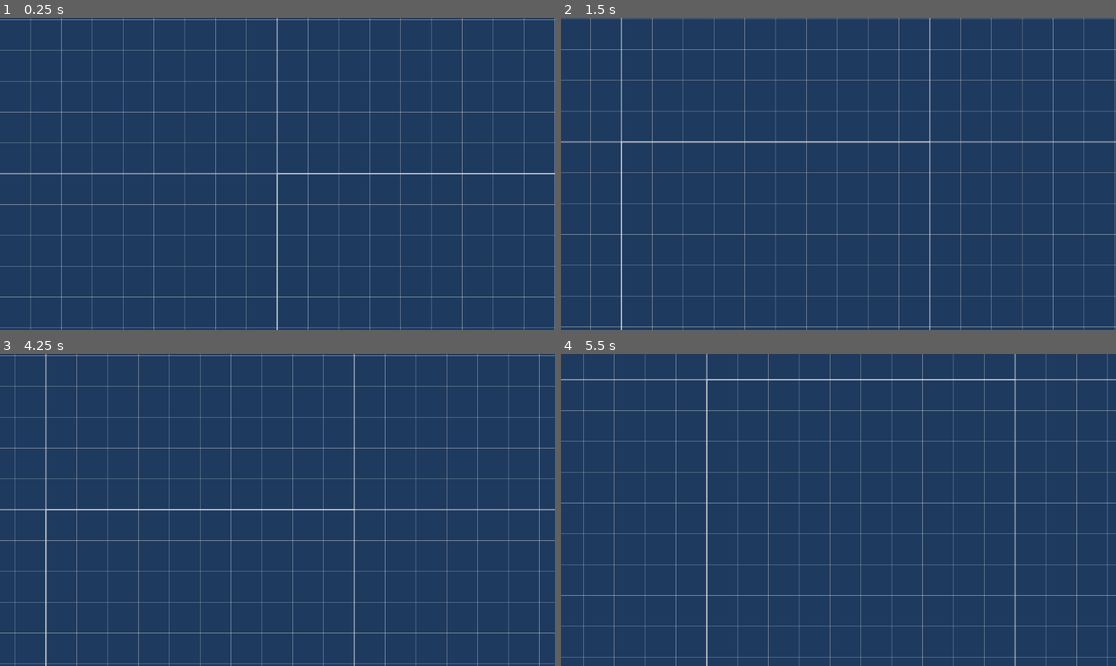
Above: before the commit, frames 1-4 (two rows, left to right).
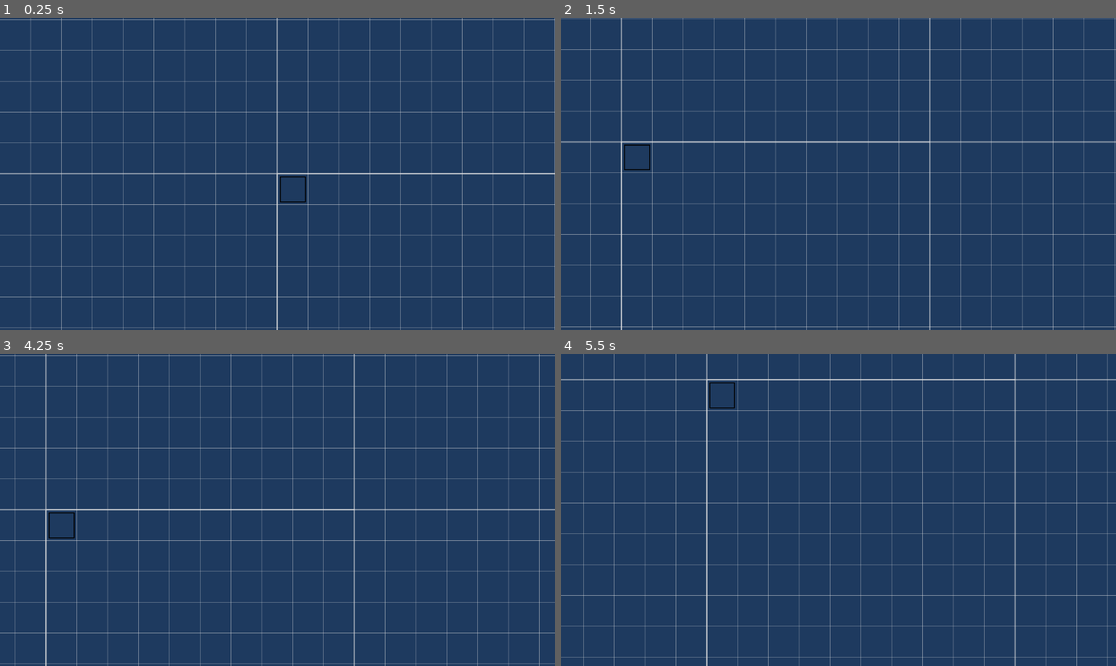
Above: after the commit, the same moments.

Repository: liuyun847/demo
Game: Godot game, scene res://main.tscn
Two runs of this game, one before a commit and one after it. Both use one fixed random seed, a clock stepped at 60 frames per second and the inputs below.
Inputs (mouse positions are in pixels of both pictures, inside the frame that each line leads up to):
- Up to frame 1 (0.25 s): no input
- Up to frame 2 (1.5 s): tap Enter at 0.5 s; move the mouse to (960, 158) at 0.52 s; hold Right (ui_right) 0.53-1.28 s; hold Shift 0.53-1.28 s; click (960, 158) at 0.67 s; move the mouse to (727, 189) at 1.27 s; hold Down (ui_down) from 1.28 s (still down); tap Shift at 1.35 s
- Up to frame 3 (4.25 s): move the mouse to (333, 441) at 2.02 s; release Down (ui_down) at 2.03 s; hold Right (ui_right) 2.03-2.78 s; hold Shift 2.03-2.78 s; tap Space at 2.75 s; move the mouse to (249, 572) at 2.77 s; hold Up (ui_up) 2.78-3.53 s; tap Shift at 2.85 s; click (249, 572) at 2.92 s; tap Enter at 3.5 s; move the mouse to (444, 556) at 3.52 s; hold Left (ui_left) from 3.53 s (still down); hold Shift from 3.53 s (still down)
- Up to frame 4 (5.5 s): move the mouse to (672, 463) at 4.27 s; release Shift at 4.28 s; tap Shift at 4.35 s; move the mouse to (866, 510) at 5.02 s; release Left (ui_left) at 5.03 s; hold Down (ui_down) from 5.03 s (still down); hold Shift from 5.03 s (still down); click (866, 510) at 5.17 s

The runs differ from the first frame. In frame 1, less than 0.1% of the frame differs, in the area x 50-56%, y 50-60%; in frame 2, less than 0.1%; in frame 3, less than 0.1%; in frame 4, less than 0.1%.

Commit message:
feat: 添加地图中心标注方框绘制功能
在_InfiniteGridMap.gd中增加中心标注方框的绘制逻辑，使用黑色矩形框标记地图中心位置，方便用户定位

Diff:
--- a/InfiniteGridMap.gd
+++ b/InfiniteGridMap.gd
@@ -102,6 +102,12 @@
 			draw_line(Vector2(block_offset.x, block_offset.y), Vector2(block_offset.x, block_offset.y + block_pixel_size), line_color, adjusted_thick_width)
 			draw_line(Vector2(block_offset.x, block_offset.y), Vector2(block_offset.x + block_pixel_size, block_offset.y), line_color, adjusted_thick_width)
 
+	# 绘制地图中心标注方框
+	var center_box_size = cell_size * 0.8
+	var center_box_offset = cell_size * 0.1
+	var center_box_rect = Rect2(Vector2(center_box_offset, center_box_offset), Vector2(center_box_size, center_box_size))
+	draw_rect(center_box_rect, Color.BLACK, false, 2.0 / current_zoom)
+
 func load_block(block_coord: Vector2i) -> void:
 	# 当前仅标记区块为已加载状态，实际资源加载逻辑可在此处扩展
 	# 后续可根据需求实现以下功能：
